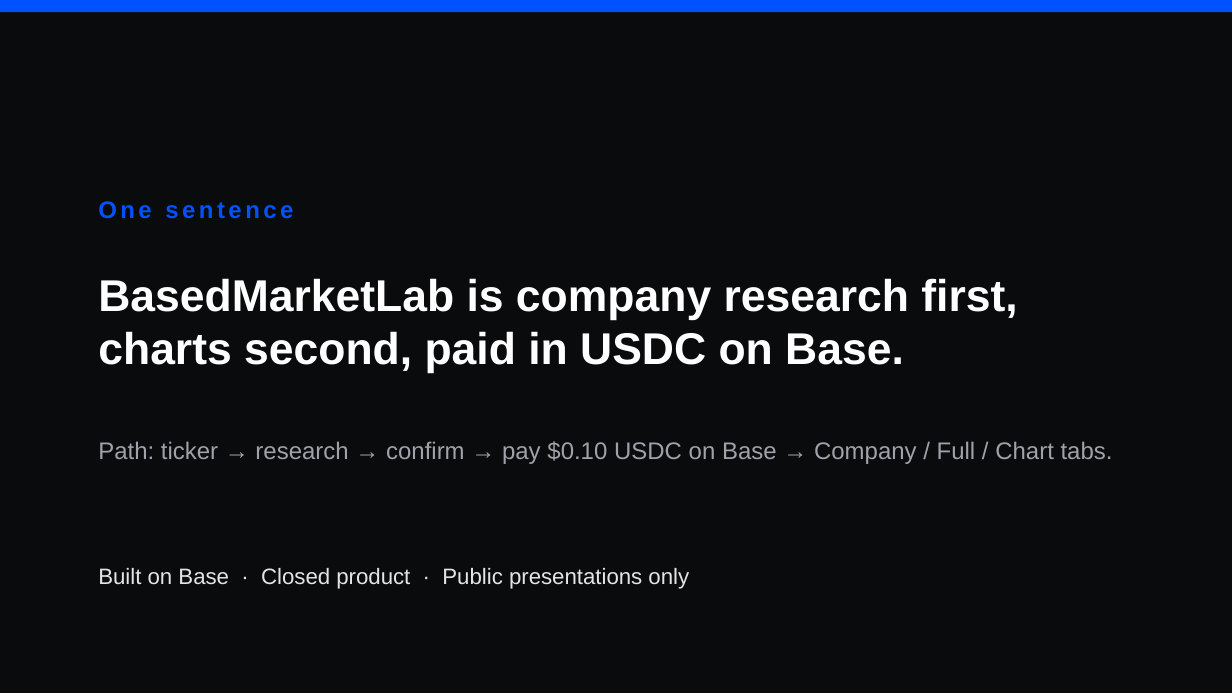
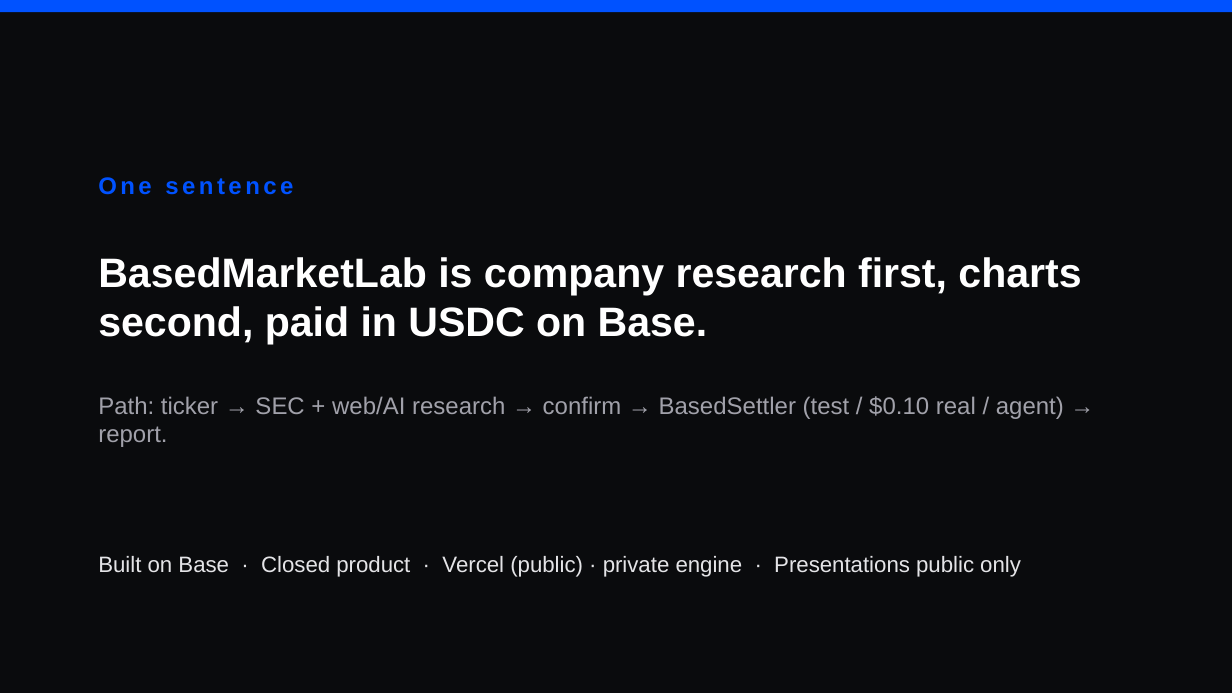
Before and after one commit to ikwo2x-ui/BasedCenter-site, a slide deck: slide 14 of presentations/BasedMarketLab-How-It-Works.pptx (slide 12 before the commit). Drawn at 1232x693 pixels with LibreOffice and Linux fonts; fonts in the diff are those of the drawing. Boxes give left, top, right and bottom in pixels: in the first picture for what was removed or moved away, otherwise in the second. Text is boxed around its words. In the diff, an @@ line names an element or a change of style, - is before the commit and + after.

Commit message:
Point live app to Vercel HTTPS; refresh BasedMarketLab deck ($0.10 USDC).
GitHub Pages is presentations + public front door only. Product source stays closed.

```diff
--- a/presentations/BasedMarketLab-How-It-Works.pptx
+++ b/presentations/BasedMarketLab-How-It-Works.pptx
@@ text "One sentence": place and size @@
-text "One sentence" at <box>98,201,293,219</box>
+text "One sentence" at <box>98,177,293,195</box>
@@ text "BasedMarketLab is company research first, ...": place and size @@
-text "BasedMarketLab is company research first, ..." at <box>98,278,1017,373</box>
+text "BasedMarketLab is company research first, ..." at <box>98,257,1081,345</box>
@@ text "BasedMarketLab is company research first, ..." at <box>98,257,1081,345</box>: size 26 to 24 pt @@
@@ text at <box>98,396,1064,447</box>: text changed @@
-Path: ticker → research → confirm → pay $0.10 USDC on Base → Company / Full / Chart tabs.
+Path: ticker → SEC + web/AI research → confirm → BasedSettler (test / $0.10 real / agent) → report.
@@ text at <box>98,556,1021,577</box>: text changed @@
-Built on Base · Closed product · Public presentations only
+Built on Base · Closed product · Vercel (public) · private engine · Presentations public only
```
Also in this commit, not shown: 9 other slides changed, 4 slides added, 2 slides removed, 4 other files.
